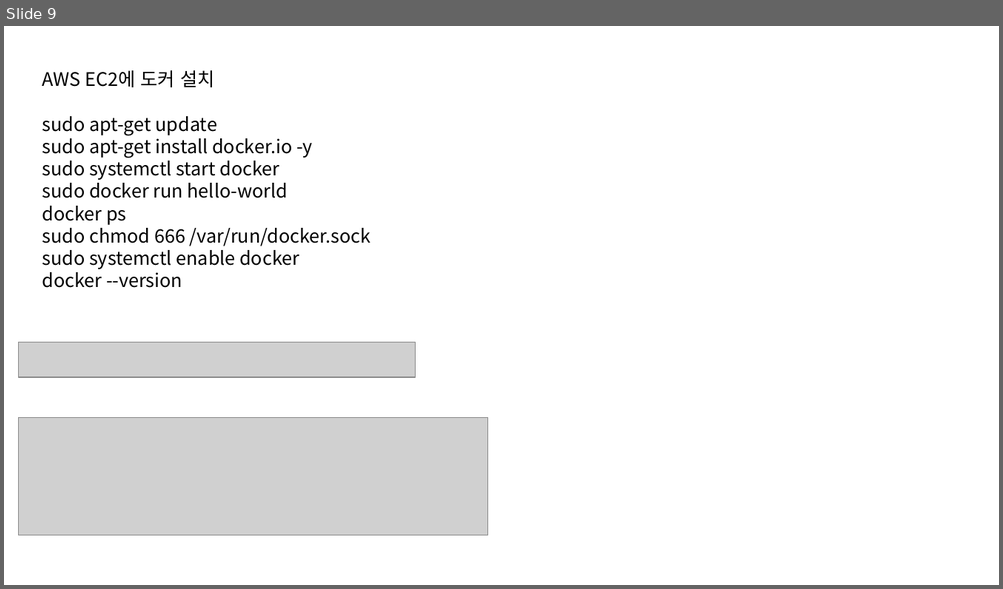
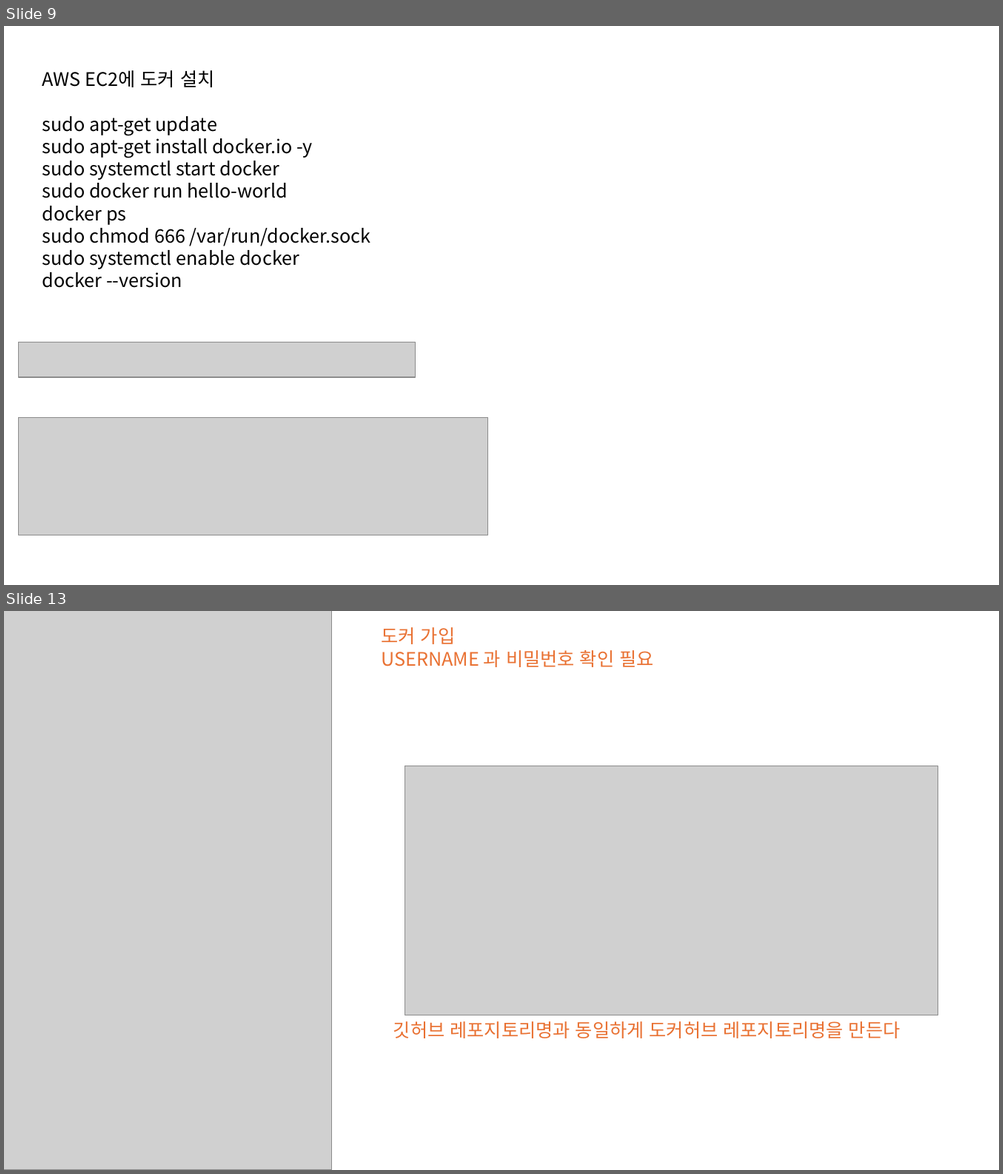
Before and after one commit to sonsungjong/reactjs-app, a slide deck: AWS배포 샘플.pptx. Shown one above the other, each under a label of ours: slide 9 before the commit, slides 9 and 13 after it; the slides between them are not shown. The pictures are 1003x589 and 1003x1174 pixels, drawn with LibreOffice and Linux fonts; fonts in the diff are those of the drawing; grey boxes stand for pictures. Boxes give left, top, right and bottom in pixels: in the first picture for what was removed or moved away, otherwise in the second. Text is boxed around its words. In the diff, an @@ line names an element or a change of style, - is before the commit and + after.

```diff
--- a/AWS배포 샘플.pptx
+++ b/AWS배포 샘플.pptx
@@ slide 13 added at (4,611,999,1170), background #FFFFFF @@
@@ picture added at (4,611,332,1170) @@
@@ text added at (381,627,653,667), 18 pt, text #E97132 @@
+도커 가입
+USERNAME 과 비밀번호 확인 필요
@@ picture added at (404,766,938,1015) @@
@@ text added at (393,1022,900,1039), 18 pt, text #E97132 @@
+깃허브 레포지토리명과 동일하게 도커허브 레포지토리명을 만든다
```
Also in this commit, not shown: 10 slides changed, 7 other slides added, 10 slides removed.
